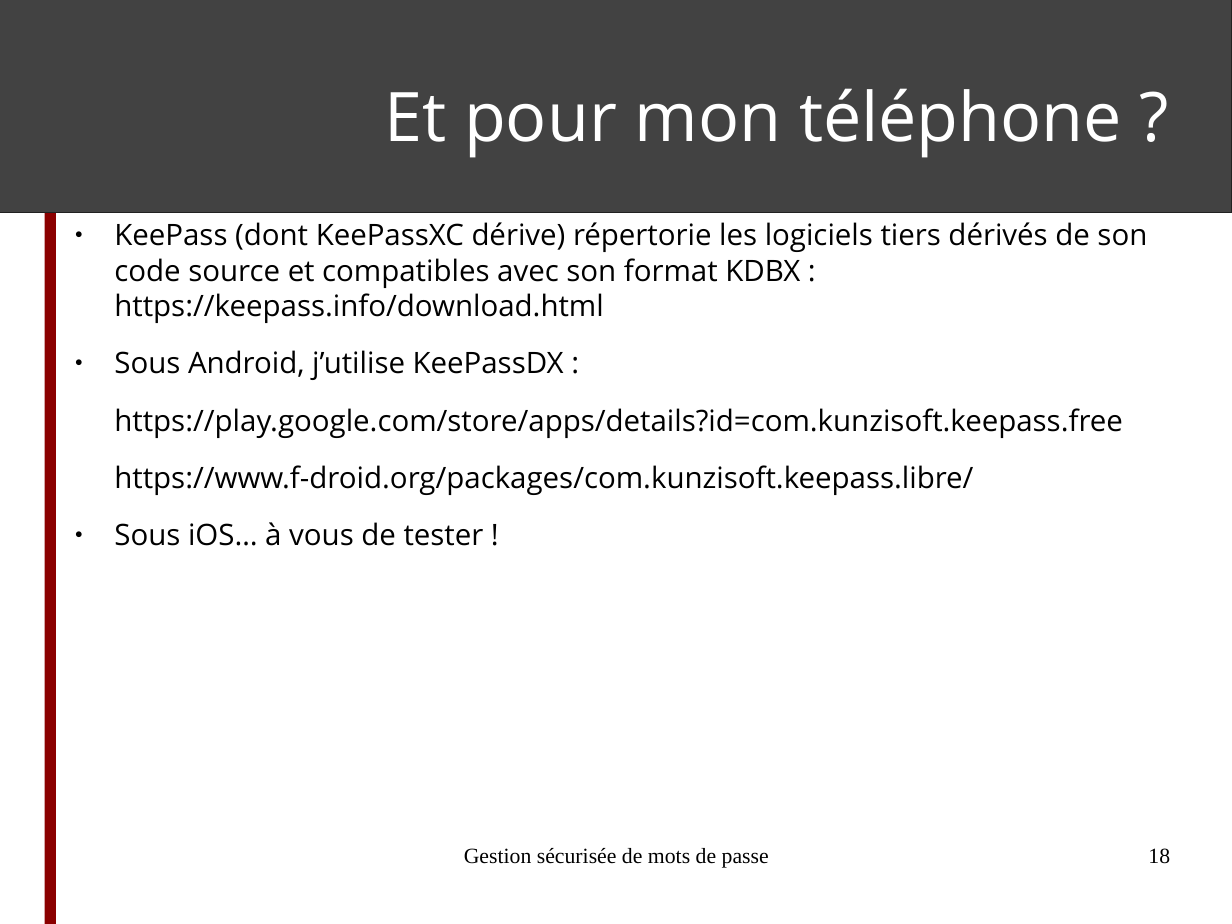
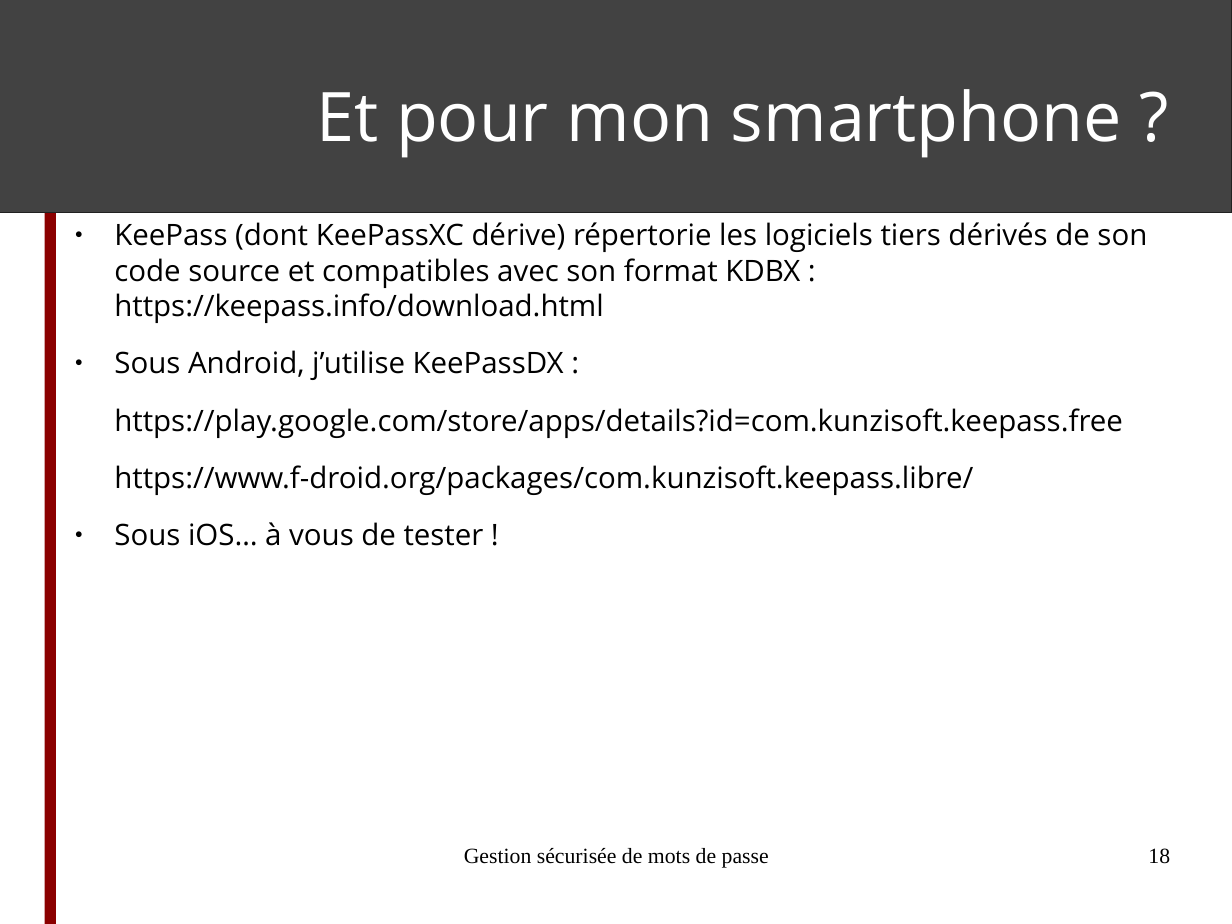
Before and after one commit to ftassy/Voyages-en-Cyberie, a slide deck: slide 18 of module_mots_de_passe/Gestion_securisee_de_mots_de_passe.odp. Drawn at 1232x924 pixels with LibreOffice and Linux fonts; fonts in the diff are those of the drawing. Boxes give left, top, right and bottom in pixels: in the first picture for what was removed or moved away, otherwise in the second. Text is boxed around its words. In the diff, an @@ line names an element or a change of style, - is before the commit and + after.

```diff
--- a/module_mots_de_passe/Gestion_securisee_de_mots_de_passe.odp
+++ b/module_mots_de_passe/Gestion_securisee_de_mots_de_passe.odp
@@ title at box(316, 89, 1122, 158): text changed @@
-Et pour mon téléphone ?
+Et pour mon smartphone ?
```
Also in this commit, not shown: 4 other slides changed, 2 slides added, 1 slide removed, 1 other file.
